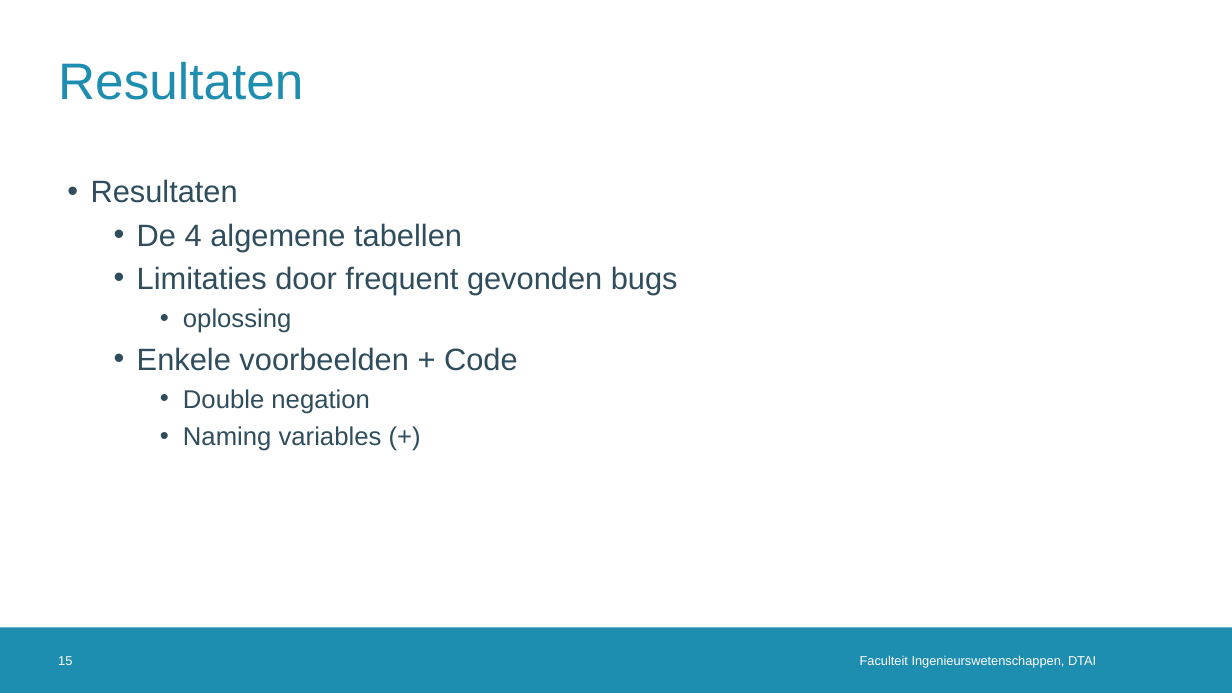
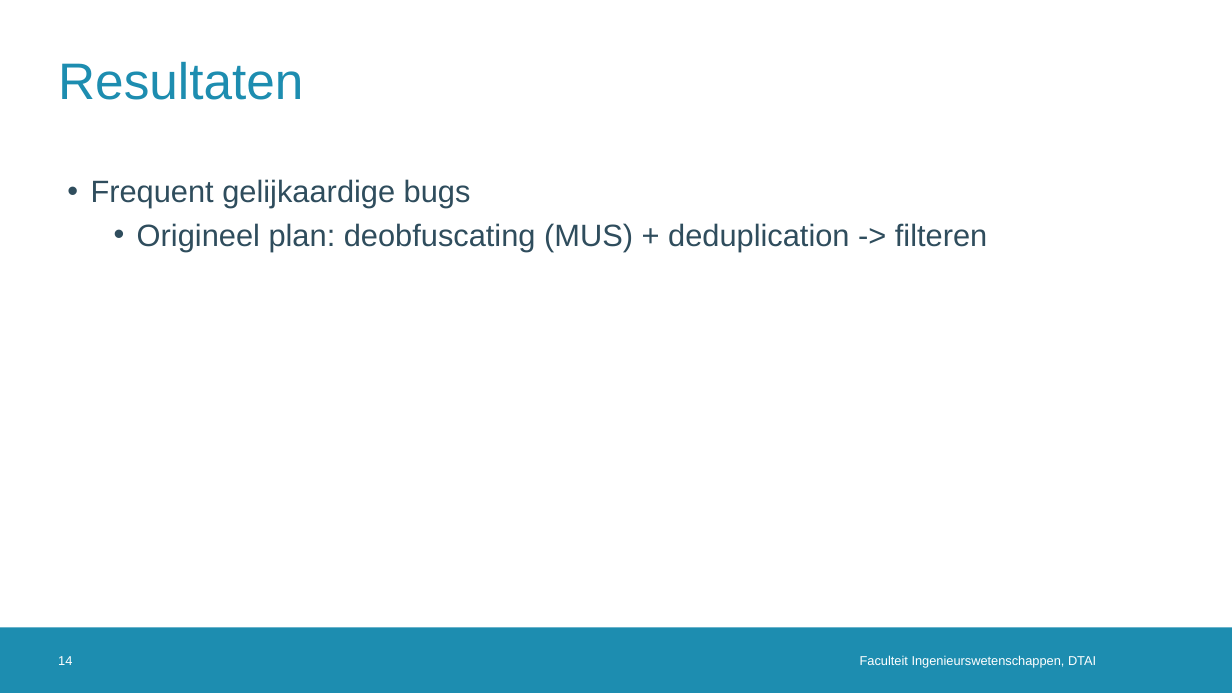
Before and after one commit to rubenkindt/Masterproef-paper-RubenKindt, a slide deck: slide 14 of Milestones/M3 december presentation/M3.pptx (slide 15 before the commit). Drawn at 1232x693 pixels with LibreOffice and Linux fonts; fonts in the diff are those of the drawing; background and template pictures are left out. Boxes give left, top, right and bottom in pixels: in the first picture for what was removed or moved away, otherwise in the second. Text is boxed around its words. In the diff, an @@ line names an element or a change of style, - is before the commit and + after.

```diff
--- a/Milestones/M3 december presentation/M3.pptx
+++ b/Milestones/M3 december presentation/M3.pptx
@@ text at bbox=[91, 179, 987, 251]: text changed @@
-• Resultaten
-  • De 4 algemene tabellen
-  • Limitaties door frequent gevonden bugs
-    • oplossing
-  • Enkele voorbeelden + Code
-    • Double negation
-    • Naming variables (+)
+• Frequent gelijkaardige bugs
+  • Origineel plan: deobfuscating (MUS) + deduplication -> filteren
@@ page number at bbox=[58, 656, 72, 665]: text changed @@
-15
+14
```
Also in this commit, not shown: 6 other slides changed, 5 slides added, 3 slides removed, 12 other files.
